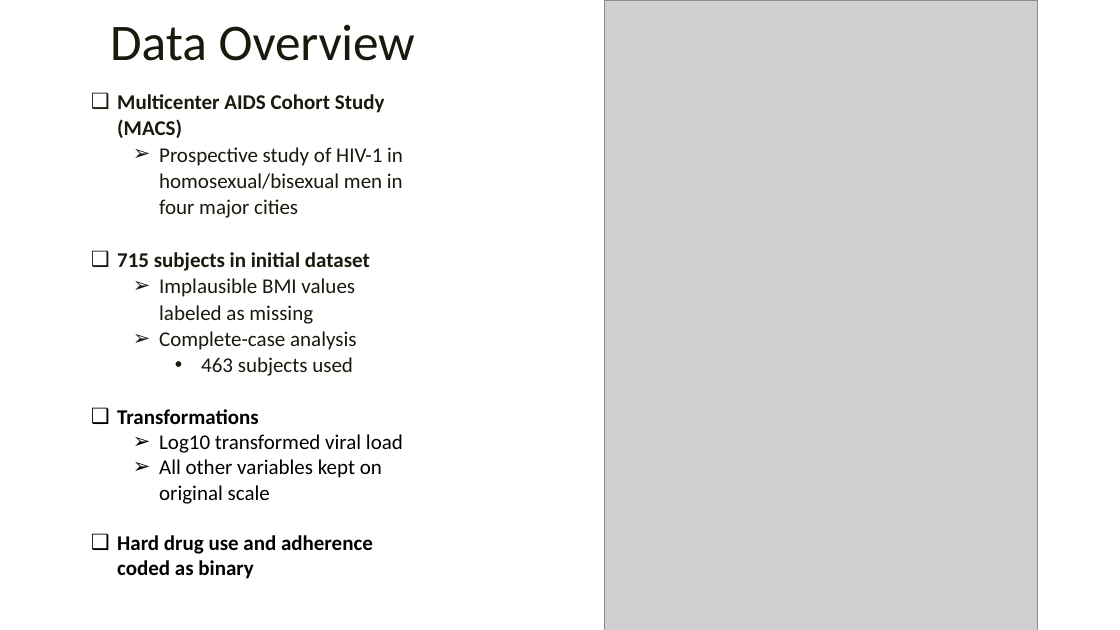
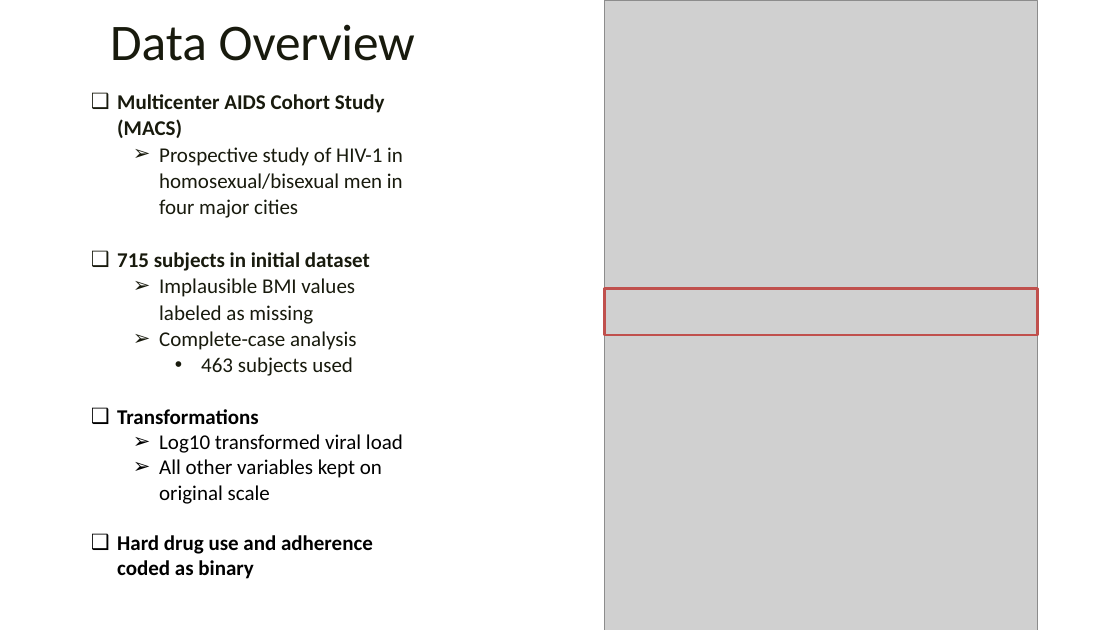
Before and after one commit to rysummers/BIOS6624-Class, a slide deck: slide 3 of Project1/Reports/Project1_Presentation_summers.pptx (slide 4 before the commit). Drawn at 1120x630 pixels with LibreOffice and Linux fonts; fonts in the diff are those of the drawing; grey boxes stand for pictures; background and template pictures are left out. Boxes give left, top, right and bottom in pixels: in the first picture for what was removed or moved away, otherwise in the second. Text is boxed around its words. In the diff, an @@ line names an element or a change of style, - is before the commit and + after.

```diff
--- a/Project1/Reports/Project1_Presentation_summers.pptx
+++ b/Project1/Reports/Project1_Presentation_summers.pptx
@@ rectangle added at [605,289,1038,335], outline #C0504D 2 pt @@
```
Also in this commit, not shown: 4 other slides changed, 1 slide removed, 9 other files.
